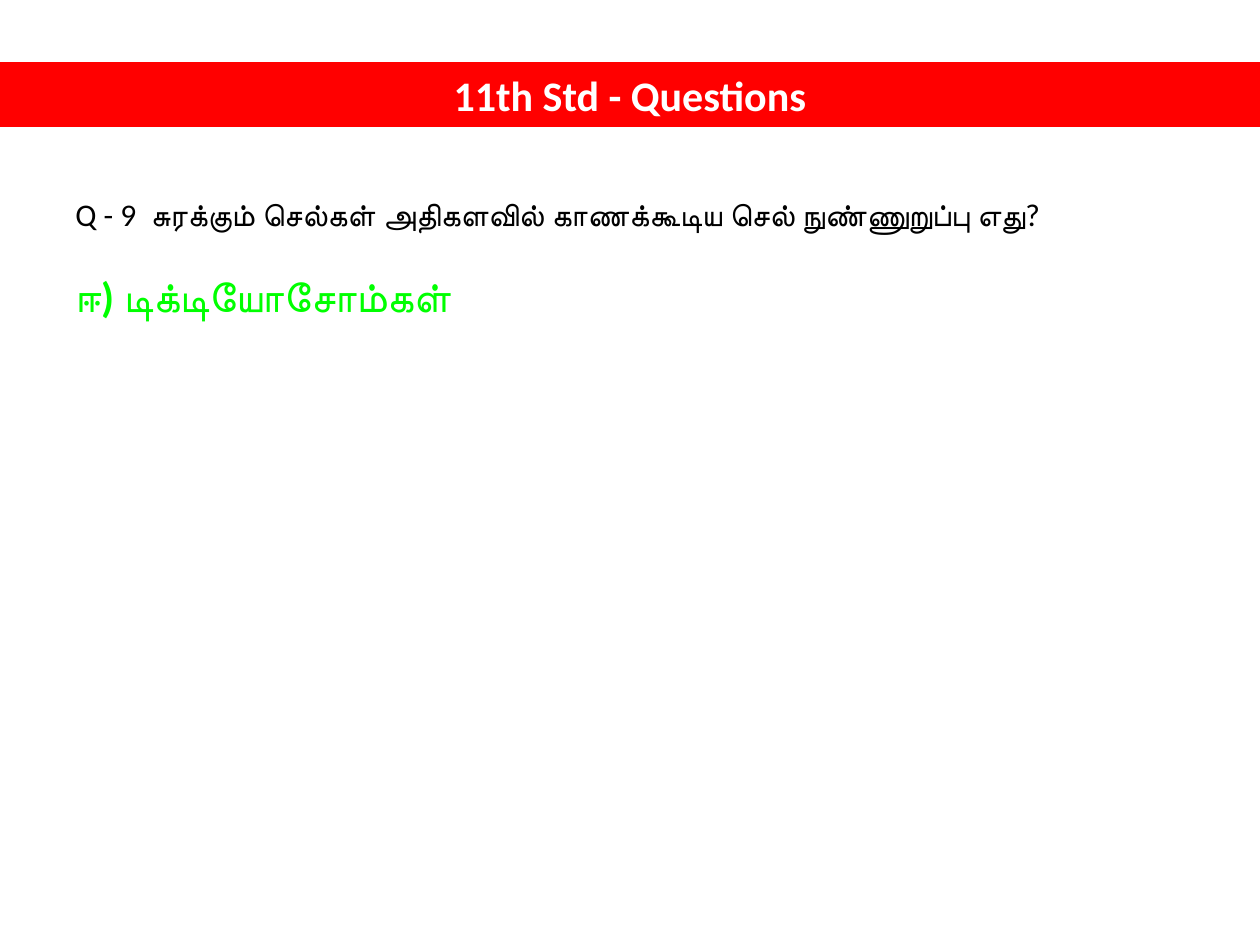
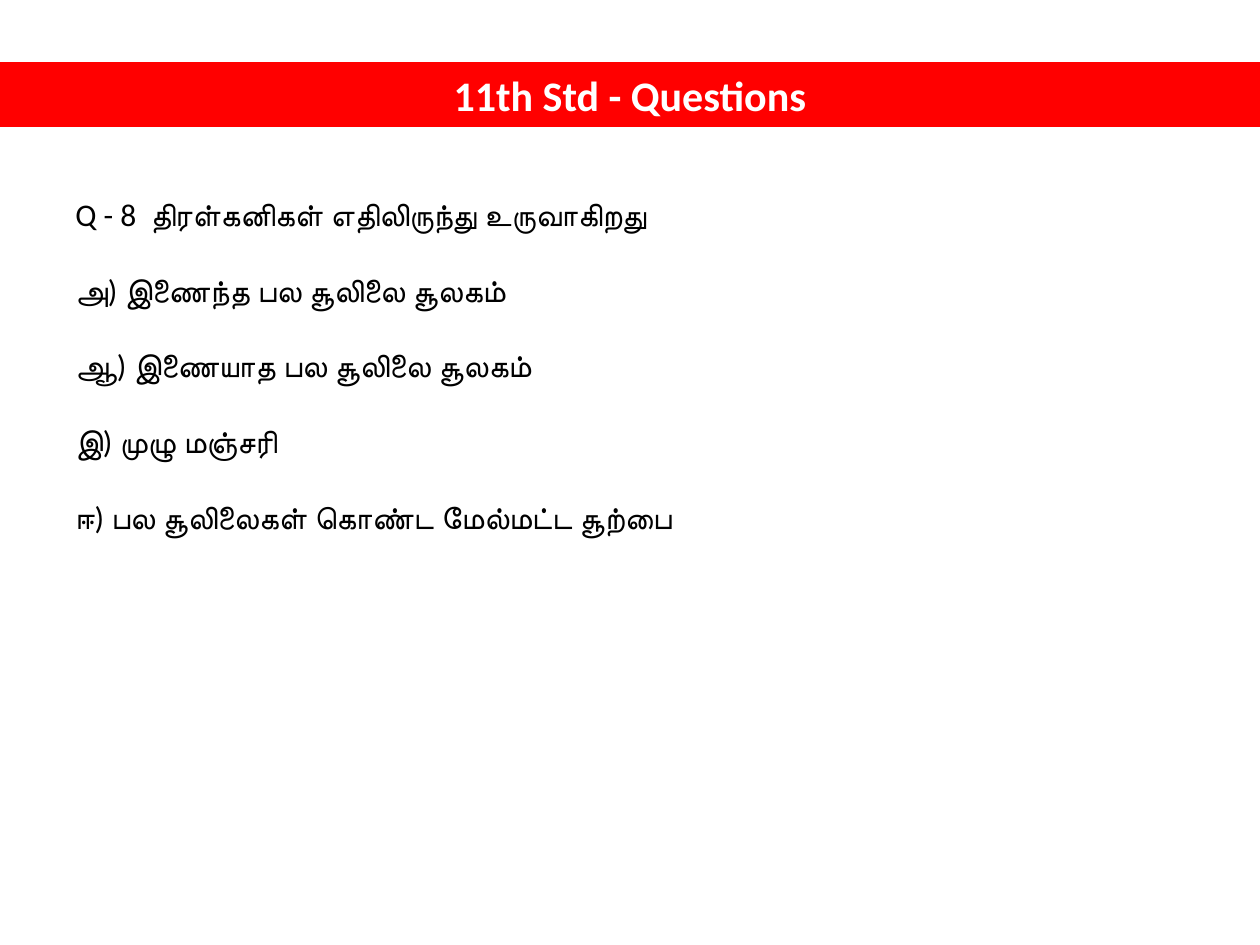
Before and after one commit to tvmani/tvmani.github.io, a slide deck: slide 13 of tamil_biology/NEET_BIOLOGY_001.pptx (slide 6 before the commit). Drawn at 1260x945 pixels with LibreOffice and Linux fonts; fonts in the diff are those of the drawing. Boxes give left, top, right and bottom in pixels: in the first picture for what was removed or moved away, otherwise in the second. Text is boxed around its words. In the diff, an @@ line names an element or a change of style, - is before the commit and + after.

```diff
--- a/tamil_biology/NEET_BIOLOGY_001.pptx
+++ b/tamil_biology/NEET_BIOLOGY_001.pptx
@@ text at <box>75,203,672,538</box>: text changed @@
-Q - 9 சுரக்கும் செல்கள் அதிகளவில் காணக்கூடிய செல் நுண்ணுறுப்பு எது?
-ஈ) டிக்டியோசோம்கள்
+Q - 8 திரள்கனிகள் எதிலிருந்து உருவாகிறது
+அ) இணைந்த பல சூலிலை சூலகம்
+ஆ) இணையாத பல சூலிலை சூலகம்
+இ) முழு மஞ்சரி
+ஈ) பல சூலிலைகள் கொண்ட மேல்மட்ட சூற்பை
```
Also in this commit, not shown: 9 other slides changed, 18 slides added, 4 other files.
